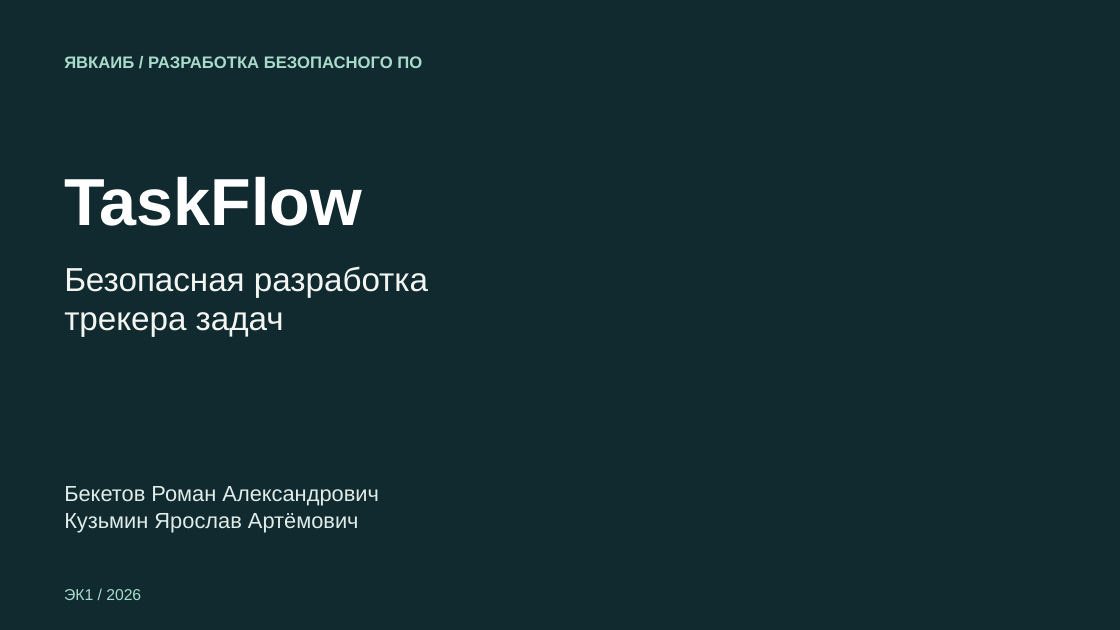
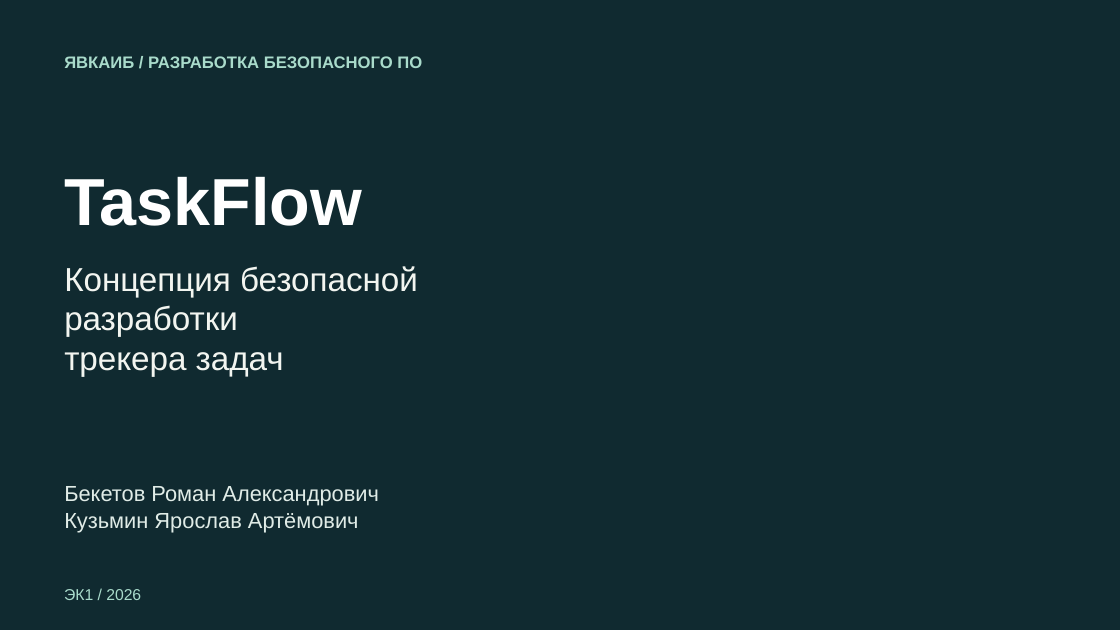
Before and after one commit to rbeketov/rbpo-yavkaib, a slide deck: slide 1 of presentation/taskflow-ek1.pptx. Drawn at 1120x630 pixels with LibreOffice and Linux fonts; fonts in the diff are those of the drawing; background and template pictures are left out. Boxes give left, top, right and bottom in pixels: in the first picture for what was removed or moved away, otherwise in the second. Text is boxed around its words. In the diff, an @@ line names an element or a change of style, - is before the commit and + after.

```diff
--- a/presentation/taskflow-ek1.pptx
+++ b/presentation/taskflow-ek1.pptx
@@ text at (64,266,418,337): text changed @@
-Безопасная разработка
+Концепция безопасной
+разработки
```
Also in this commit, not shown: 6 other slides changed, 2 slides added, 2 slides removed, 4 other files.
